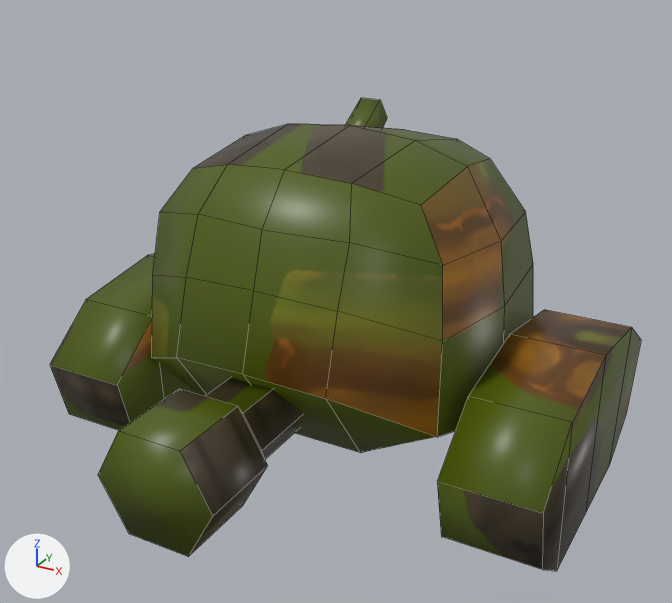
A saved change to the Blender file 3D/mechs/NEW/mech_002.blend.
Before and after are seen from a 50 mm camera at (2.32, -4.38, 3.14) aimed at (0.02, -0.2, 1.05). Lighting does not change. The marker at lower left points along +X, +Y and +Z. Mesh edges are drawn as thin lines.

Objects in the first picture: 'mech_002.001'.
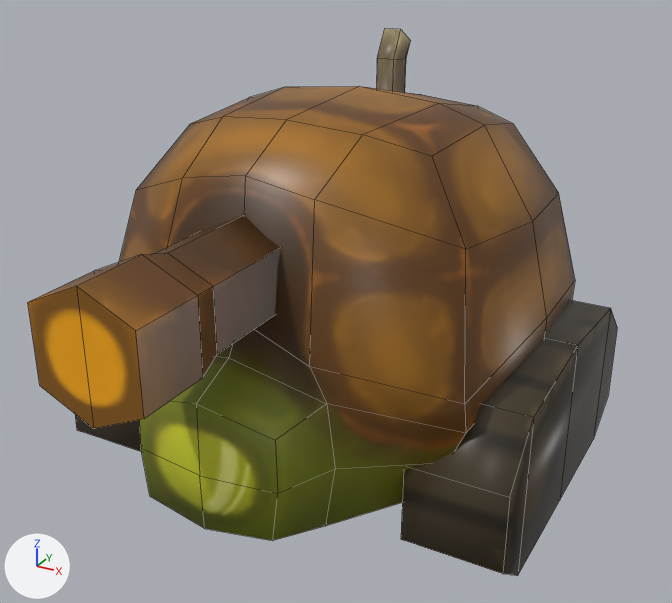
Pixel boxes (x1, y1, x2, y2) of what changed, in the pictures (672 x 603 px):
'mech_002.001', reshaped (16% taller)
    before: (50, 98, 641, 571)
    after: (28, 28, 617, 575)
part 1 of me_cube_001, rebuilt (20% wider, 38% taller)
    before: (152, 124, 533, 453)
    after: (119, 86, 575, 541)
part 2 of me_cube_001, rebuilt
    before: (50, 254, 199, 430)
    after: (75, 414, 142, 452)
part 3 of me_cube_001, rebuilt
    before: (437, 310, 641, 571)
    after: (401, 300, 617, 575)
part 4 of me_cube_001, added (brown)
    after: (377, 28, 410, 92)
part 5 of me_cube_001, added (brown)
    after: (28, 215, 280, 429)
part 6 of me_cube_001, deleted (green)
    before: (98, 378, 304, 557)
part 7 of me_cube_001, deleted (green)
    before: (346, 98, 387, 128)

The change, as a list of edits to the scene's bpy script:
```text
Change me_cube_001:
    used by ob_mech_002_001; location = (0.0, 0.0, 0.0)
    remove me_cube_001.from_pydata(...)  # 156 vertices, 143 faces; spans x -1.48..1.48, y -1.8..1.27, z 0.0..2.0
    add me_cube_001.from_pydata(...)  # 204 vertices, 191 faces; spans x -1.32..1.32, y -2.1..1.78, z 0.01..2.28
    me_cube_001 part 1: the loose piece of 66 vertices spanning x -0.96..0.96, y -1.09..1.07, z 0.37..2.0 is rebuilt with 98 vertices and now spans x -1.15..1.15, y -1.47..1.38, z 0.16..2.18
    me_cube_001 part 2: the loose piece of 20 vertices spanning x -1.48..-0.97, y -0.94..1.03, z 0.0..0.98 is rebuilt with 20 vertices and now spans x -1.32..-0.8, y -0.94..1.08, z 0.01..0.98
    me_cube_001 part 3: the loose piece of 20 vertices spanning x 0.97..1.48, y -0.94..1.03, z 0.0..0.98 is rebuilt with 20 vertices and now spans x 0.8..1.32, y -0.94..1.08, z 0.01..0.98
    me_cube_001 part 4: a new loose piece of 42 vertices spanning x -0.74..-0.3, y 0.9..1.78, z 0.41..2.28, in mat_material (picture img_mech_002_png)
    me_cube_001 part 5: a new loose piece of 24 vertices spanning x -0.26..0.26, y -2.1..-0.39, z 1.24..1.84, in mat_material (picture img_mech_002_png)
    me_cube_001 part 6: the loose piece of 24 vertices spanning x -0.32..0.32, y -1.8..-0.42, z 0.47..1.01 is deleted
    me_cube_001 part 7
    26 vertices are removed from x -0.65..-0.39, y 0.49..1.27, z 0.3..1.86
    24 faces are deleted
```
